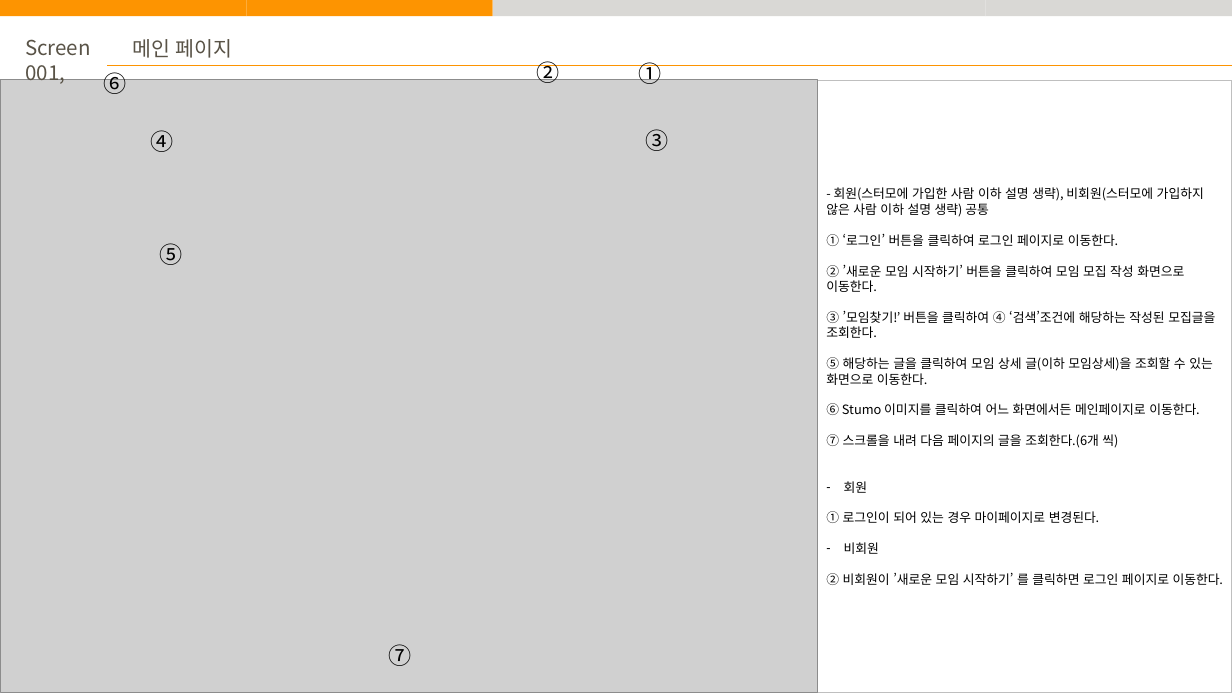
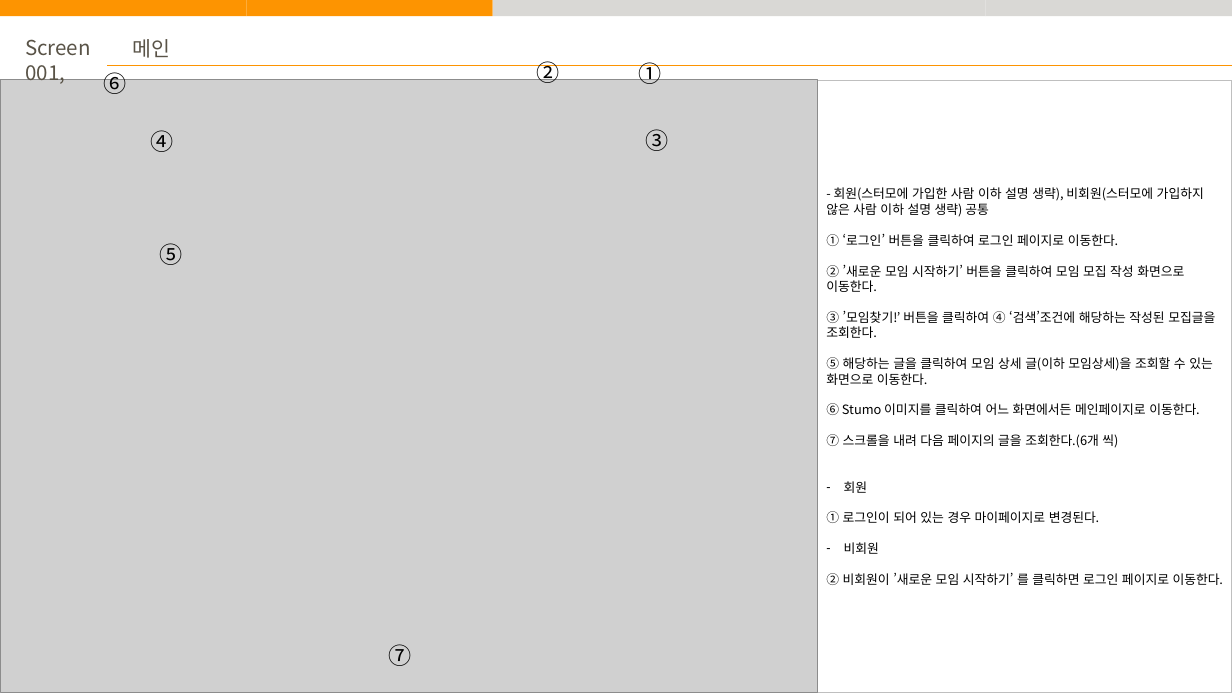
Before and after one commit to ywc-412/stumo_web, a slide deck: slide 4 of doc/1. 화면정의서/STUMO_화면정의서.pptx. Drawn at 1232x693 pixels with LibreOffice and Linux fonts; fonts in the diff are those of the drawing; grey boxes stand for pictures. Boxes give left, top, right and bottom in pixels: in the first picture for what was removed or moved away, otherwise in the second. Text is boxed around its words. In the diff, an @@ line names an element or a change of style, - is before the commit and + after.

```diff
--- a/doc/1. 화면정의서/STUMO_화면정의서.pptx
+++ b/doc/1. 화면정의서/STUMO_화면정의서.pptx
@@ text at [132, 39, 170, 58]: text changed @@
-메인 페이지
+메인
```
Also in this commit, not shown: 2 other slides changed, 2 slides added, 2 other files.
